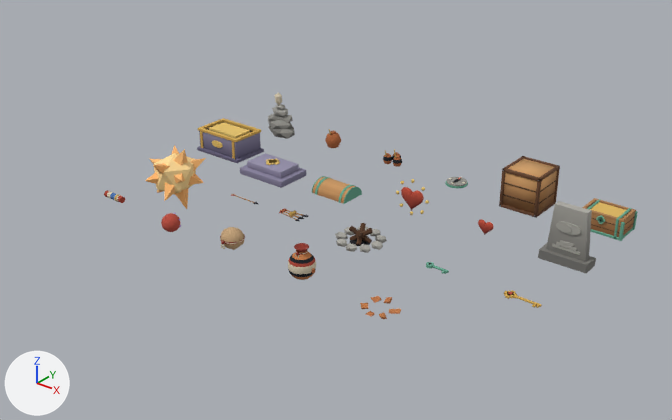
The Blender file art/blender/objetos.blend as it was, and as the next commit left it.
The view is the same before and after, from a 50 mm camera at (17.07, -18.71, 9.69) aimed at (5.08, -3.73, 0.4). The axes (+X, +Y, +Z) are drawn at lower left. The lights are the same throughout. The picture after the commit comes second.

In view in the first picture: 'apacheta', 'bomba', 'bombas_x3', 'brujula', 'cajon', 'cofre', 'cofre_grande', 'cofre_grande_tapa', 'cofre_tapa', 'contenedor_corazon', 'estela', 'explosion', 'flechas_x5', 'fogata', 'llave_jefe', 'mapa', 'orbe', 'piedra_levantable', 'vasija', 'vasija_pedazos' and 2 more.
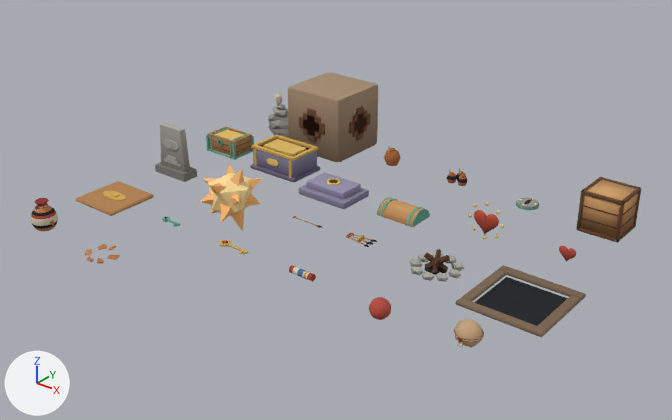
Location of each change, [x1, y1, x2, y2] in pixels of the pictures (672 x 420 px):
'bloque_empujable', added (brown): after [288, 73, 378, 162]
'cajon', moved: before [499, 156, 560, 218]; after [576, 177, 641, 243]
'interruptor_marco', added: after [455, 265, 586, 337]
'cofre_grande', moved: before [197, 118, 264, 163]; after [250, 135, 320, 183]
'estela', moved: before [538, 201, 596, 273]; after [155, 123, 197, 182]
'explosion', moved: before [145, 145, 206, 209]; after [200, 164, 262, 231]
'cofre_grande_tapa', moved: before [240, 153, 306, 188]; after [299, 172, 369, 209]
'fogata', moved: before [335, 223, 387, 253]; after [409, 249, 464, 282]
'cofre_tapa', moved: before [312, 176, 362, 204]; after [377, 197, 430, 227]
'interruptor_placa', added (brown): after [76, 181, 154, 216]
'vasija', moved: before [288, 243, 316, 280]; after [31, 198, 58, 231]
'piedra_levantable', moved: before [220, 227, 245, 250]; after [454, 319, 484, 348]
'contenedor_corazon', moved: before [396, 179, 429, 215]; after [468, 202, 504, 239]
'orbe', moved: before [161, 213, 181, 232]; after [369, 297, 392, 320]
'brujula', moved: before [445, 177, 468, 189]; after [516, 198, 540, 210]
'vasija_pedazos', moved: before [360, 296, 401, 319]; after [85, 244, 120, 264]
'bomba', moved: before [325, 129, 341, 148]; after [384, 146, 401, 166]
'bombas_x3', moved: before [383, 149, 402, 167]; after [447, 168, 467, 186]
'mapa', moved: before [104, 190, 125, 203]; after [289, 265, 316, 281]
'llave_jefe', moved: before [504, 290, 542, 308]; after [220, 240, 248, 254]
'flechas_x5', moved: before [279, 208, 308, 222]; after [346, 233, 377, 247]

Edits to the bpy script that builds the scene:
```text
Add me_interruptor_placa:
    me_interruptor_placa.from_pydata(...)  # 88 vertices, 62 faces; spans x -0.68..0.68, y -0.68..0.68, z 0.0..0.136
    me_interruptor_placa.polygons.foreach_set('use_smooth', [True] * 62)
    me_interruptor_placa.materials.append(mat_paleta)  # picture img_palette_png
Add me_interruptor_marco:
    me_interruptor_marco.from_pydata(...)  # 104 vertices, 110 faces; spans x -0.95..0.95, y -0.95..0.95, z -0.1..0.07
    me_interruptor_marco.polygons.foreach_set('use_smooth', [True] * 110)
    me_interruptor_marco.materials.append(mat_paleta)  # picture img_palette_png
Add me_bloque_empujable:
    me_bloque_empujable.from_pydata(...)  # 344 vertices, 366 faces; spans x -0.94..0.94, y -0.94..0.94, z 0.0..1.8
    me_bloque_empujable.polygons.foreach_set('use_smooth', [True] * 366)
    me_bloque_empujable.materials.append(mat_paleta)  # picture img_palette_png
Change ob_vasija:
    ob_vasija.location: (6.0, -6.0, 0.0) -> (0.0, -8.0, 0.0)
Change ob_vasija_pedazos:
    ob_vasija_pedazos.location: (8.0, -6.0, 0.0) -> (2.0, -8.0, 0.0)
Change ob_estela:
    ob_estela.location: (10.0, -2.0, 0.0) -> (0.0, -4.0, 0.0)
Change ob_cajon:
    ob_cajon.location: (8.0, 0.0, 0.0) -> (10.0, 0.0, 0.0)
Change ob_fogata:
    ob_fogata.location: (6.0, -4.0, 0.0) -> (8.0, -4.0, 0.0)
Change ob_cofre_tapa:
    ob_cofre_tapa.location: (4.0, -2.0, 0.0) -> (6.0, -2.0, 0.0)
Change ob_cofre_grande:
    ob_cofre_grande.location: (0.0, -2.0, 0.0) -> (2.0, -2.0, 0.0)
Change ob_cofre_grande_tapa:
    ob_cofre_grande_tapa.location: (2.0, -2.0, 0.0) -> (4.0, -2.0, 0.0)
Change ob_llave_jefe:
    ob_llave_jefe.location: (10.0, -4.0, 0.0) -> (4.0, -6.0, 0.0)
Change ob_mapa:
    ob_mapa.location: (0.0, -6.0, 0.0) -> (6.0, -6.0, 0.0)
Change ob_brujula:
    ob_brujula.location: (6.0, 0.0, 0.0) -> (8.0, 0.0, 0.0)
Change ob_contenedor_corazon:
    ob_contenedor_corazon.location: (6.0, -2.0, 0.0) -> (8.0, -2.0, 0.0)
Change ob_flechas_x5:
    ob_flechas_x5.location: (4.0, -4.0, 0.0) -> (6.0, -4.0, 0.0)
Change ob_bomba:
    ob_bomba.location: (2.0, 0.0, 0.0) -> (4.0, 0.0, 0.0)
Change ob_bombas_x3:
    ob_bombas_x3.location: (4.0, 0.0, 0.0) -> (6.0, 0.0, 0.0)
Change ob_orbe:
    ob_orbe.location: (2.0, -6.0, 0.0) -> (8.0, -6.0, 0.0)
Change ob_explosion:
    ob_explosion.location: (0.0, -4.0, 0.0) -> (2.0, -4.0, 0.0)
Change ob_piedra_levantable:
    ob_piedra_levantable.location: (4.0, -6.0, 0.0) -> (10.0, -6.0, 0.0)
Add ob_interruptor_placa:
    ob_interruptor_placa = bpy.data.objects.new('interruptor_placa', me_interruptor_placa)
    ob_interruptor_placa.location = (0.0, -6.0, 0.0)
Add ob_interruptor_marco:
    ob_interruptor_marco = bpy.data.objects.new('interruptor_marco', me_interruptor_marco)
    ob_interruptor_marco.location = (10.0, -4.0, 0.0)
Add ob_bloque_empujable:
    ob_bloque_empujable = bpy.data.objects.new('bloque_empujable', me_bloque_empujable)
    ob_bloque_empujable.location = (2.0, 0.0, 0.0)
```
